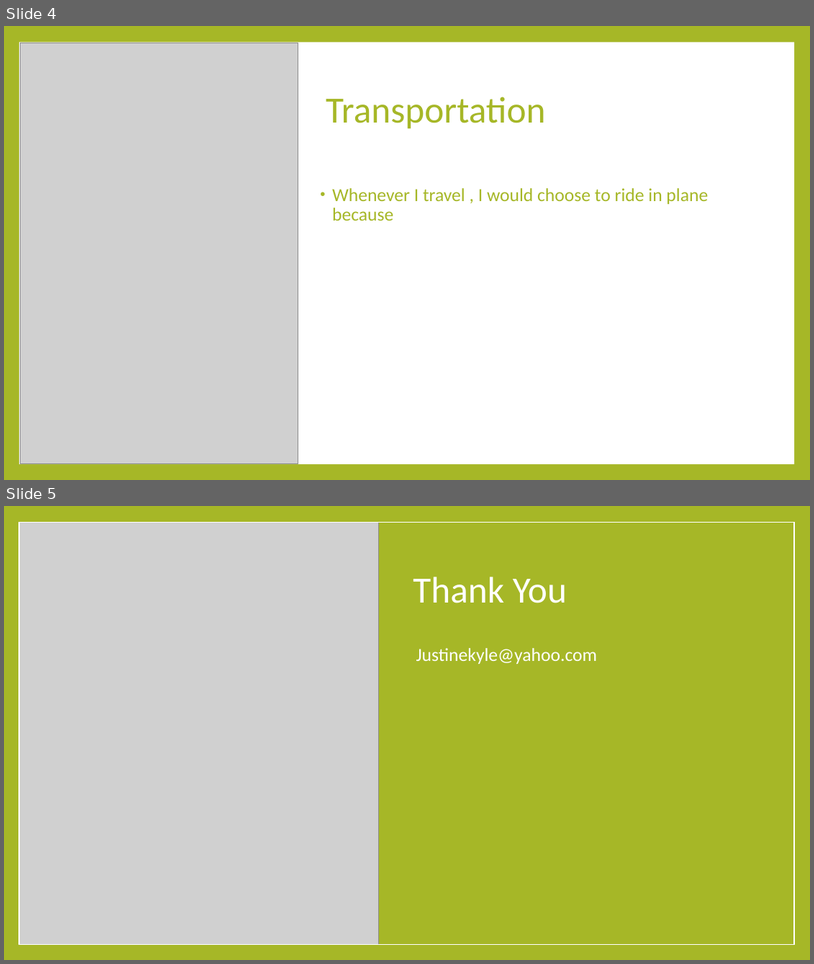
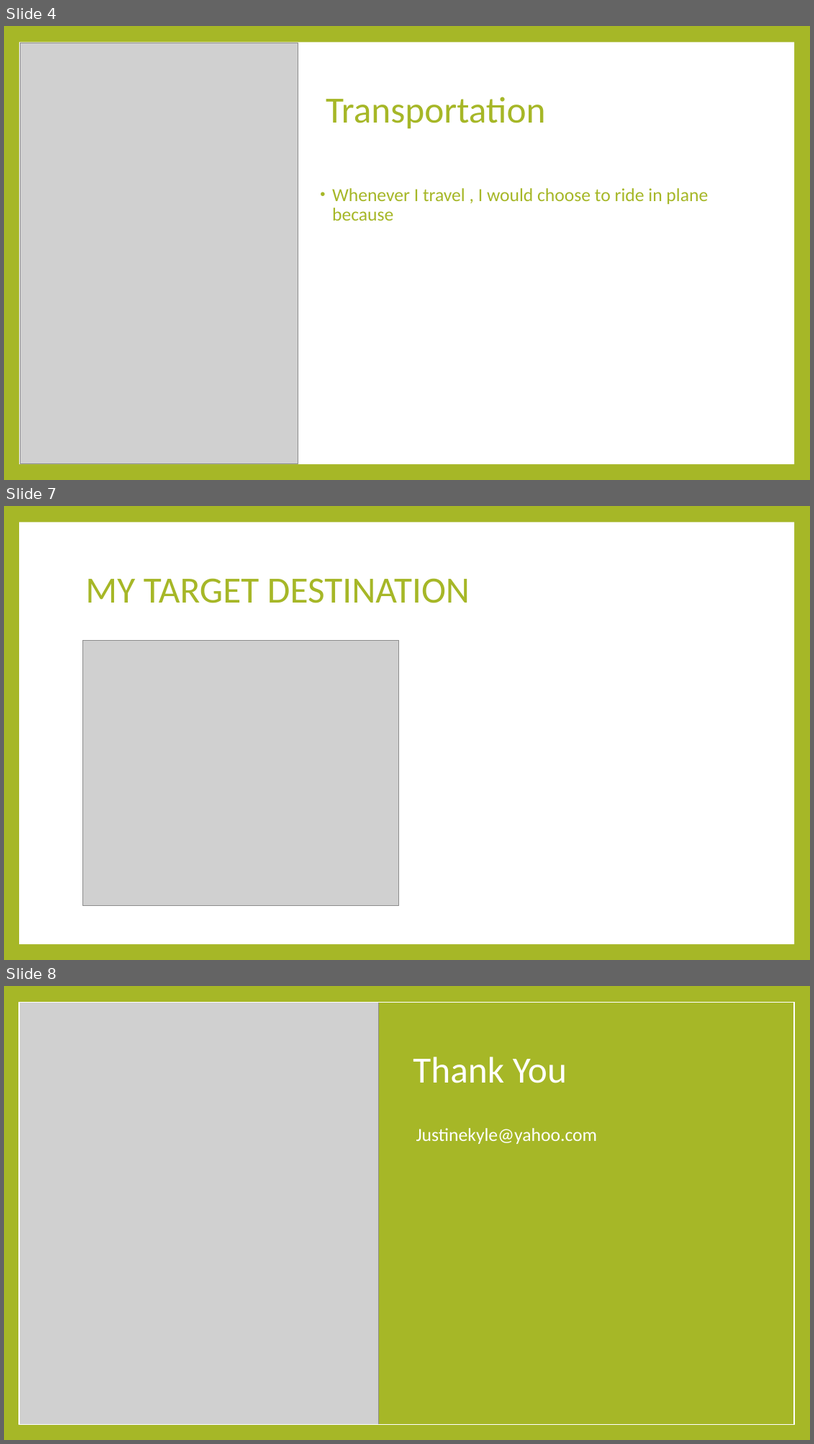
Before and after one commit to justinekyle123/My_powerpoint, a slide deck: Necesario.PPT.pptx. Shown one above the other, each under a label of ours: slides 4 and 5 before the commit, slides 4, 7 and 8 after it; the slides between them are not shown. The pictures are 814x964 and 814x1444 pixels, drawn with LibreOffice and Linux fonts; fonts in the diff are those of the drawing; grey boxes stand for pictures. Boxes give left, top, right and bottom in pixels: in the first picture for what was removed or moved away, otherwise in the second. Text is boxed around its words. In the diff, an @@ line names an element or a change of style, - is before the commit and + after.

```diff
--- a/Necesario.PPT.pptx
+++ b/Necesario.PPT.pptx
@@ slide 7 added at box(4, 506, 810, 960), background #A6B727; not listed: 1 template element that a slide beside it also shows @@
@@ title added at box(85, 578, 470, 603), 44 pt, text #A6B727 @@
+MY TARGET DESTINATION
@@ picture added at box(83, 641, 399, 906) @@
@@ what was slide 5 is now slide 8 @@
```
Also in this commit, not shown: 1 slide changed, 2 other slides added.
